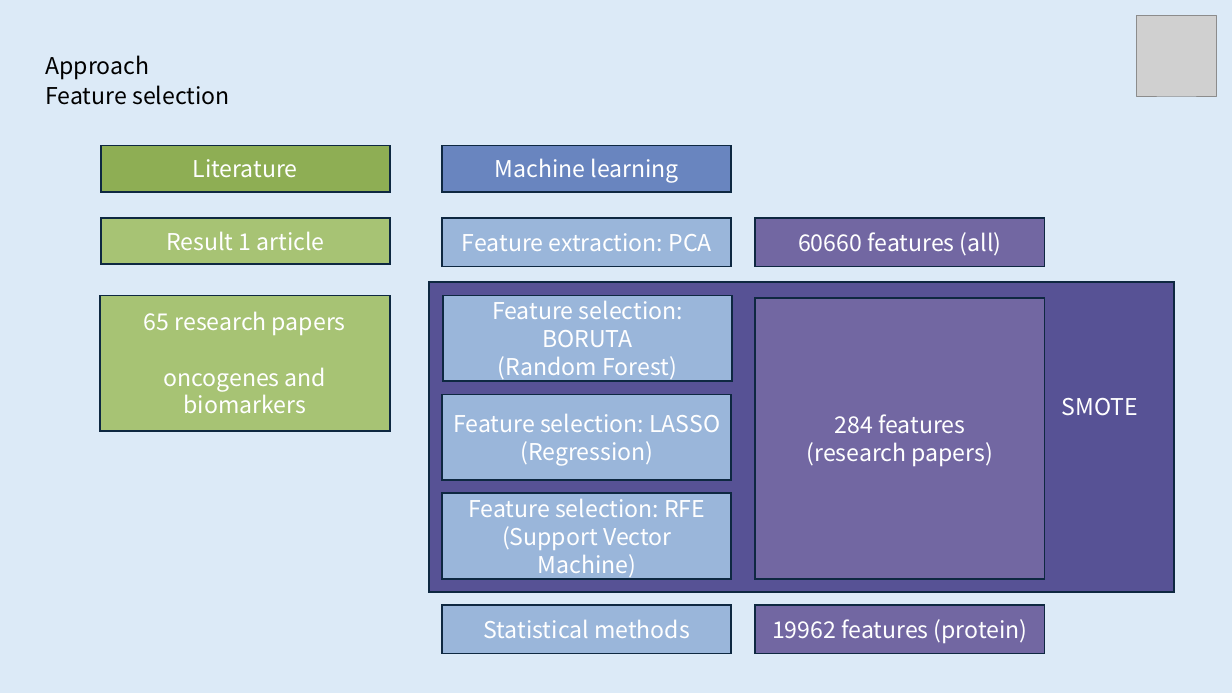
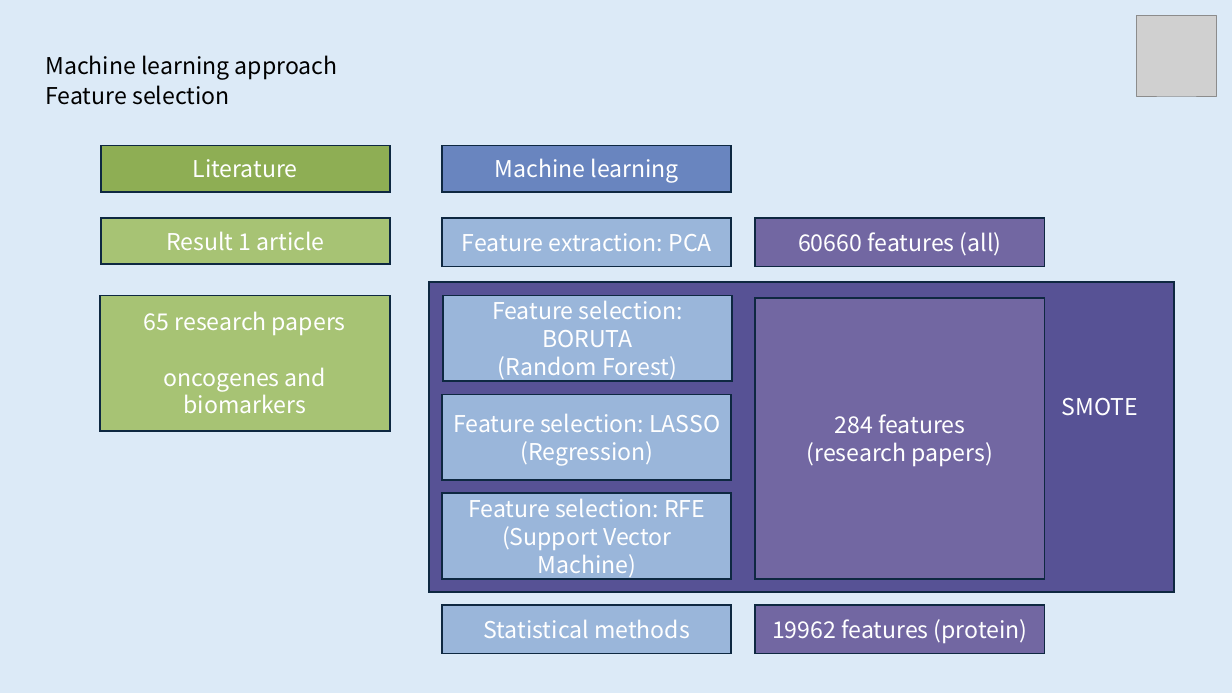
Before and after one commit to rhlt/tnbc, a slide deck: slide 9 of CapstoneProject_FinalPresentation.pptx. Drawn at 1232x693 pixels with LibreOffice and Linux fonts; fonts in the diff are those of the drawing; grey boxes stand for pictures. Boxes give left, top, right and bottom in pixels: in the first picture for what was removed or moved away, otherwise in the second. Text is boxed around its words. In the diff, an @@ line names an element or a change of style, - is before the commit and + after.

```diff
--- a/CapstoneProject_FinalPresentation.pptx
+++ b/CapstoneProject_FinalPresentation.pptx
@@ text at [45, 55, 338, 79]: text changed @@
-Approach
+Machine learning approach
```
Also in this commit, not shown: 14 other slides changed, 4 slides added, 2 slides removed, 1 other file.
